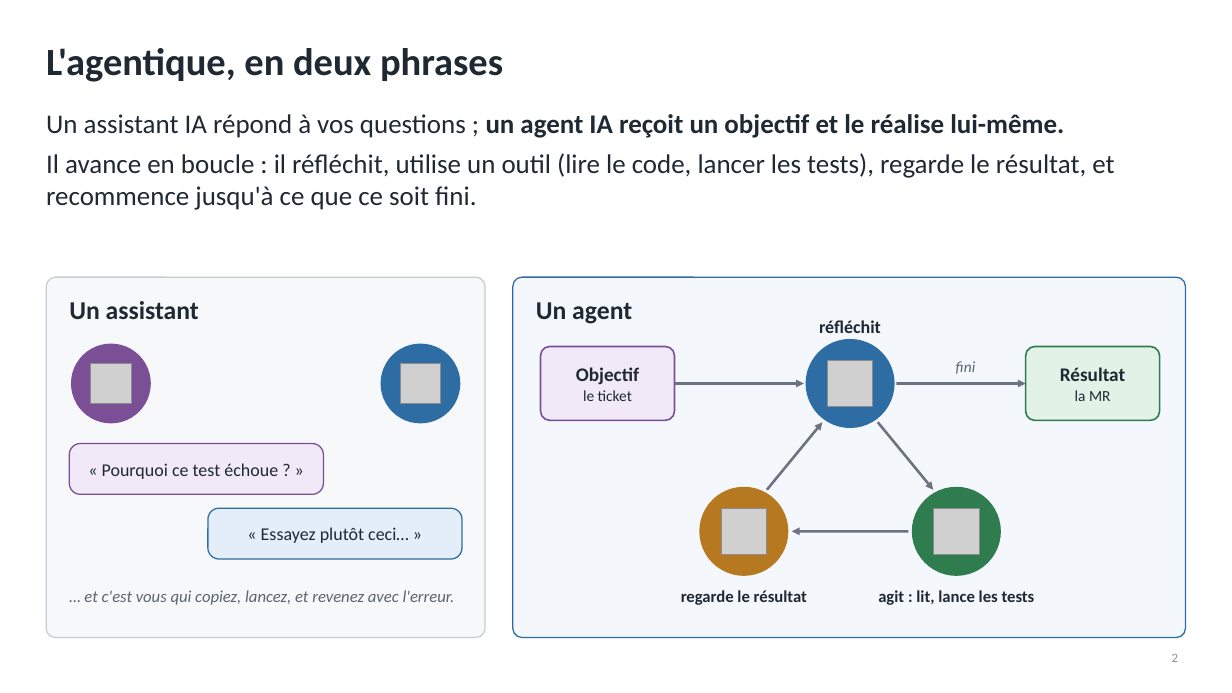
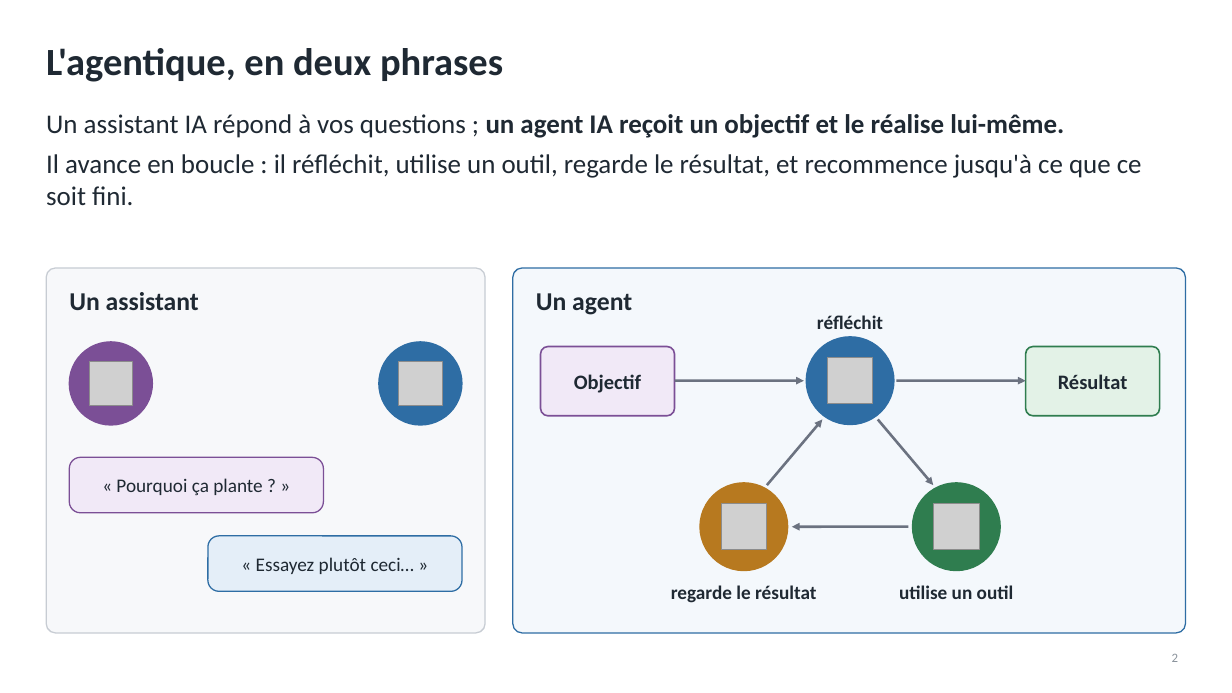
Before and after one commit to RabieDerouiche/OpenRDCode, a slide deck: slide 2 of opencode-v2/docs/presentation-tech-leads.pptx. Drawn at 1232x693 pixels with LibreOffice and Linux fonts; fonts in the diff are those of the drawing; grey boxes stand for pictures. Boxes give left, top, right and bottom in pixels: in the first picture for what was removed or moved away, otherwise in the second. Text is boxed around its words. In the diff, an @@ line names an element or a change of style, - is before the commit and + after.

```diff
--- a/opencode-v2/docs/presentation-tech-leads.pptx
+++ b/opencode-v2/docs/presentation-tech-leads.pptx
@@ text at (46,154,1142,205): text changed @@
-Il avance en boucle : il réfléchit, utilise un outil (lire le code, lancer les tests), regarde le résultat, et recommence jusqu'à ce que ce soit fini.
+Il avance en boucle : il réfléchit, utilise un outil, regarde le résultat, et recommence jusqu'à ce que ce soit fini.
@@ rounded rectangle: place and size @@
-rounded rectangle at (46,277,485,638)
+rounded rectangle at (46,268,485,633)
@@ proportions changed in 3 elements at (46,268,485,633), (69,457,323,513), (513,268,1186,633) @@
@@ rounded rectangle: place and size @@
-rounded rectangle at (513,277,1186,638)
+rounded rectangle at (513,268,1186,633)
@@ text "Un assistant": place and size @@
-text "Un assistant" at (69,301,199,319)
+text "Un assistant" at (69,292,199,310)
@@ text "Un agent": place and size @@
-text "Un agent" at (536,302,632,324)
+text "Un agent" at (536,293,632,315)
@@ text "réfléchit" at (817,315,883,329): size 14 to 15 pt @@
@@ rounded rectangle "Objectif" at (541,347,675,416): size 15 to 16 pt; proportions changed @@
@@ rounded rectangle "Objectif": place and size @@
-rounded rectangle "Objectif" at (541,347,675,421)
+rounded rectangle "Objectif" at (541,347,675,416)
@@ rounded rectangle "Résultat": place and size @@
-rounded rectangle "Résultat" at (1026,347,1160,421)
+rounded rectangle "Résultat" at (1026,347,1160,416)
@@ rounded rectangle "Résultat" at (1026,347,1160,416): size 15 to 16 pt; proportions changed @@
@@ arrow moved from (897, 384) - (1026, 384) to (675, 381) - (804, 381) @@
@@ arrow moved from (675, 384) - (804, 384) to (897, 381) - (1026, 381) @@
@@ text removed at (956,361,976,374) @@
-fini
@@ text in rounded rectangle at (583,390,632,401): paragraph removed @@
-le ticket
@@ text in rounded rectangle at (1075,390,1110,401): paragraph removed @@
-la MR
@@ arrow moved from (878, 422) - (933, 490) to (767, 485) - (823, 420) @@
@@ arrow moved from (767, 490) - (823, 422) to (878, 420) - (933, 485) @@
@@ rounded rectangle "« Pourquoi ça plante ? ...": place and size @@
-rounded rectangle "« Pourquoi ça plante ? ..." at (69,444,323,494)
+rounded rectangle "« Pourquoi ça plante ? ..." at (69,457,323,513)
@@ text in rounded rectangle at (116,478,262,496): text changed; size 14 to 15 pt @@
-« Pourquoi ce test échoue ? »
+« Pourquoi ça plante ? »
@@ 2 pictures, 2 ellipses, 1 arrow: place and size @@
-2 pictures, 2 ellipses, 1 arrow at (701,488,1001,576)
+2 pictures, 2 ellipses, 1 arrow at (701,482,1001,570)
@@ rounded rectangle "« Essayez plutôt ceci… »": place and size @@
-rounded rectangle "« Essayez plutôt ceci… »" at (208,508,462,559)
+rounded rectangle "« Essayez plutôt ceci… »" at (208,536,462,592)
@@ rounded rectangle "« Essayez plutôt ceci… »" at (208,536,462,592): size 14 to 15 pt; proportions changed @@
@@ text removed at (84,590,455,605) @@
-… et c'est vous qui copiez, lancez, et revenez avec l'erreur.
@@ text "regarde le résultat" at (671,585,816,603): size 13 to 15 pt @@
@@ text removed at (878,590,1035,605) @@
-agit : lit, lance les tests
@@ text added at (899,585,1014,599), 15 pt, text #1F2933, bold @@
+utilise un outil
```
Also in this commit, not shown: 8 other slides changed, 4 slides added, 4 slides removed, 3 other files.
